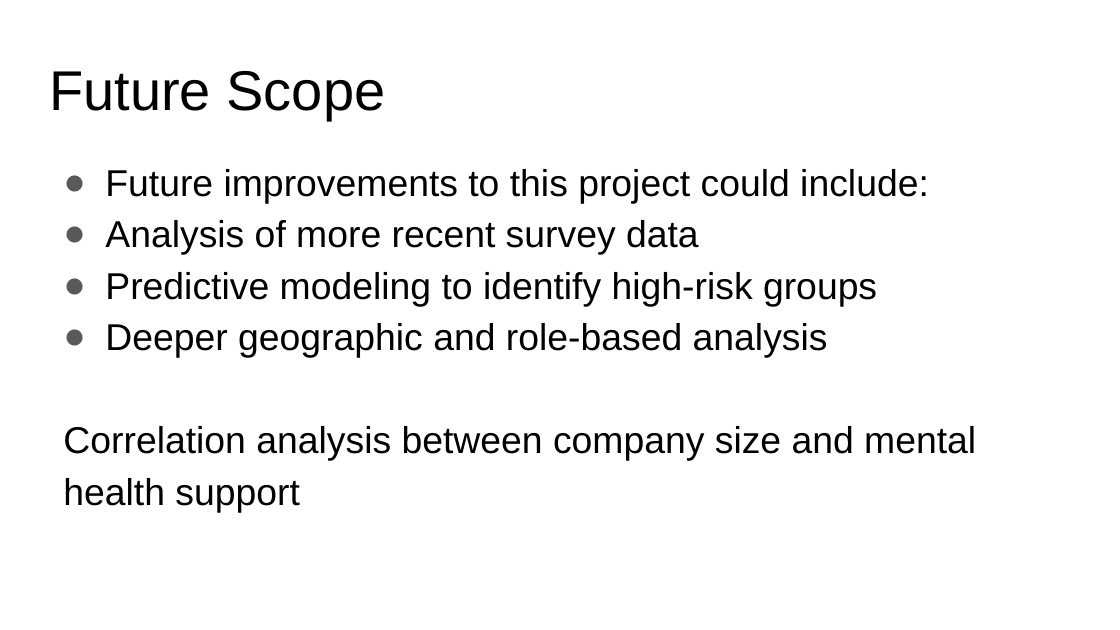
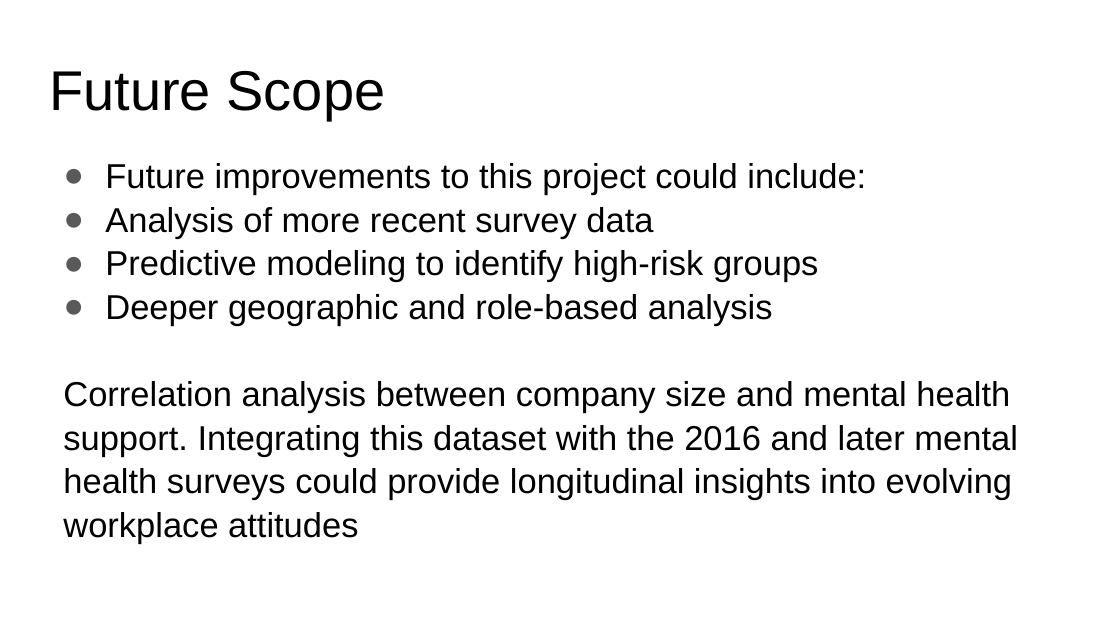
Before and after one commit to Anish8800/Mental-Health-EDA, a slide deck: slide 25 of Mental Health in Tech Survey.pptx. Drawn at 1120x630 pixels with LibreOffice and Linux fonts; fonts in the diff are those of the drawing. Boxes give left, top, right and bottom in pixels: in the first picture for what was removed or moved away, otherwise in the second. Text is boxed around its words. In the diff, an @@ line names an element or a change of style, - is before the commit and + after.

```diff
--- a/Mental Health in Tech Survey.pptx
+++ b/Mental Health in Tech Survey.pptx
@@ text at (105, 163, 866, 326): size 24 to 22.2 pt in "Future improvements to this project could include:", "Analysis of more recent survey data", "Predictive modeling to identify high-risk groups", "Deeper geographic and role-based analysis"; line spacing 1.15 to 1.05 @@
@@ text at (63, 381, 1018, 544): text changed; size 24 to 22.2 pt @@
-Correlation analysis between company size and mental health support
+Correlation analysis between company size and mental health support. Integrating this dataset with the 2016 and later mental health surveys could provide longitudinal insights into evolving workplace attitudes
```
Also in this commit, not shown: 1 slide added.
